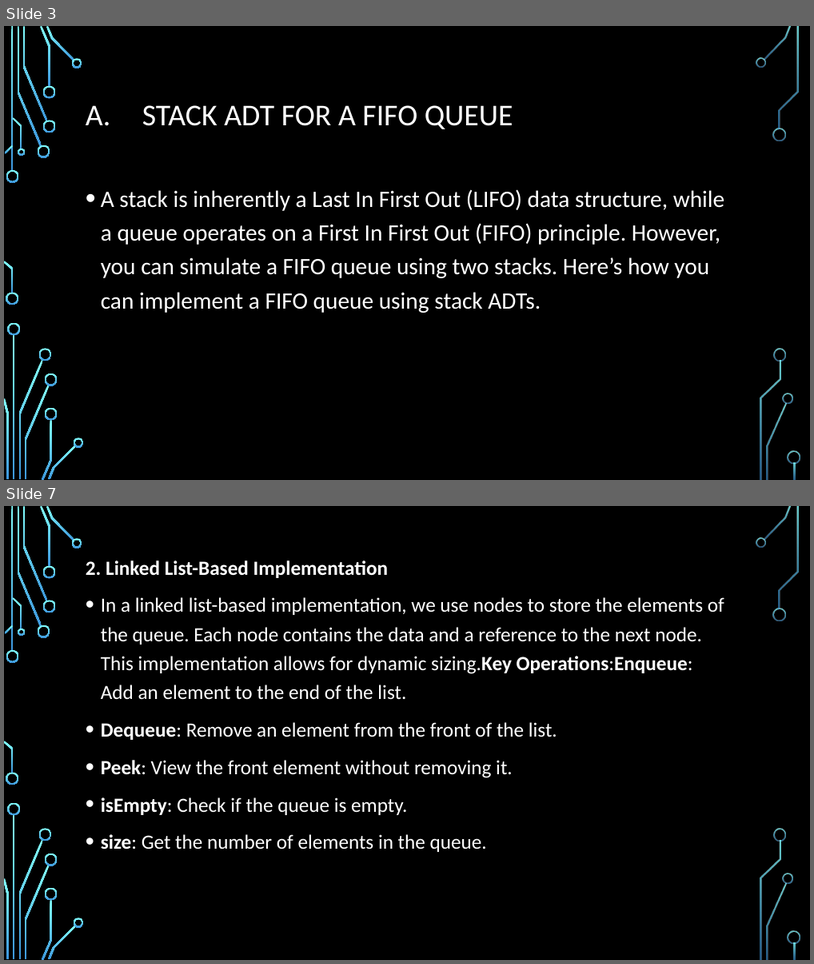
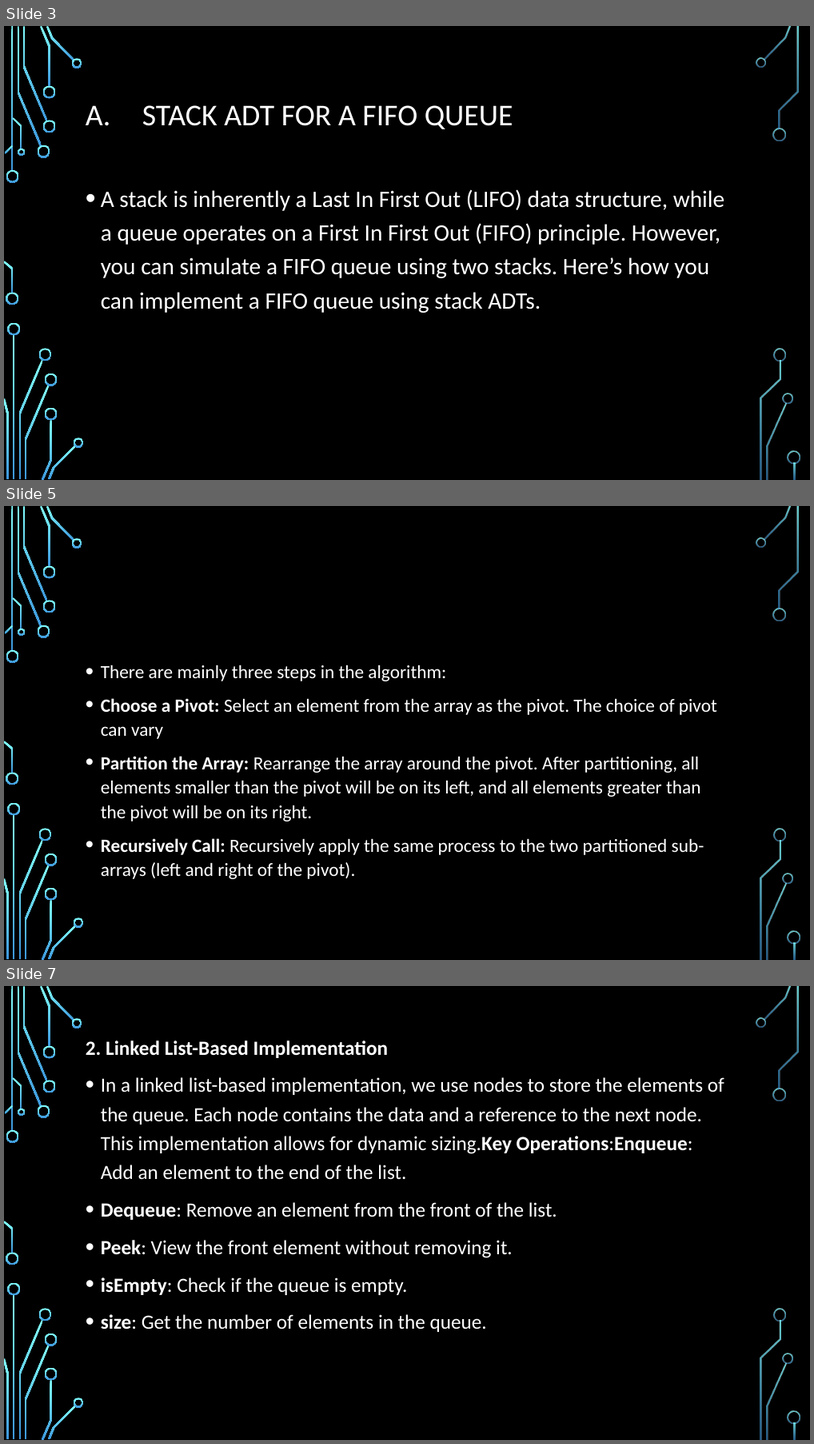
Before and after one commit to thanhye/ASM1, a slide deck: BH01702_TranVanThanh_SE07102.pptx. Shown one above the other, each under a label of ours: slides 3 and 7 before the commit, slides 3, 5 and 7 after it; the slides between them are not shown. The pictures are 814x964 and 814x1444 pixels, drawn with LibreOffice and Linux fonts; fonts in the diff are those of the drawing; background and template pictures are left out. Boxes give left, top, right and bottom in pixels: in the first picture for what was removed or moved away, otherwise in the second. Text is boxed around its words. In the diff, an @@ line names an element or a change of style, - is before the commit and + after.

```diff
--- a/BH01702_TranVanThanh_SE07102.pptx
+++ b/BH01702_TranVanThanh_SE07102.pptx
@@ slide 5 added at [4,506,810,960], background picture (left out); not listed: 36 template elements that a slide beside it also shows @@
@@ text added at [101,664,718,879], 22.2 pt, text #FFFFFF @@
+• There are mainly three steps in the algorithm:
+• Choose a Pivot: Select an element from the array as the pivot. The choice of pivot can vary
+• Partition the Array: Rearrange the array around the pivot. After partitioning, all elements smaller than the pivot will be on its left, and all elements greater than the pivot will be on its right.
+• Recursively Call: Recursively apply the same process to the two partitioned sub-arrays (left and right of the pivot).
```
Also in this commit, not shown: 7 slides changed, 3 other slides added, 1 slide removed.
